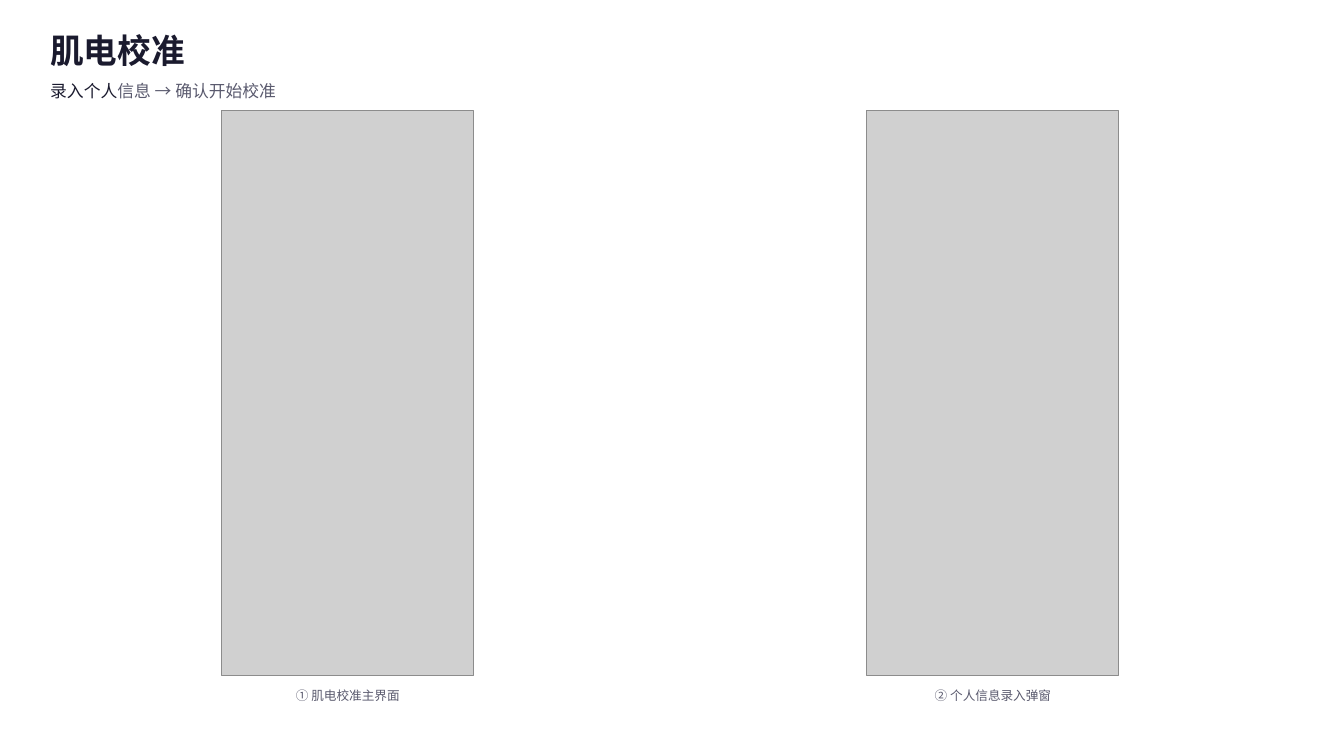
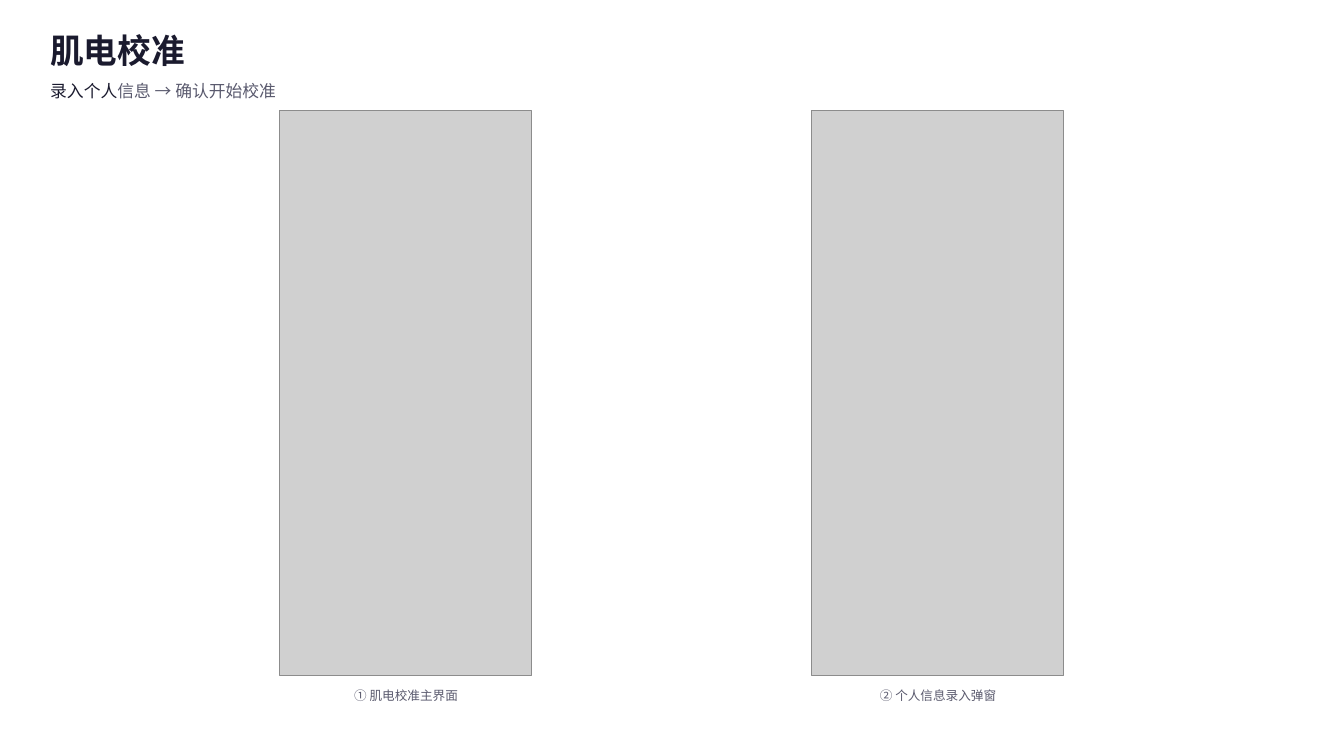
Before and after one commit to auxhh7262/sEMG_B_Project, a slide deck: slide 4 of docs/sEMG肌肉疲劳监测_小程序操作指南.pptx. Drawn at 1344x756 pixels with LibreOffice and Linux fonts; fonts in the diff are those of the drawing; grey boxes stand for pictures. Boxes give left, top, right and bottom in pixels: in the first picture for what was removed or moved away, otherwise in the second. Text is boxed around its words. In the diff, an @@ line names an element or a change of style, - is before the commit and + after.

```diff
--- a/docs/sEMG肌肉疲劳监测_小程序操作指南.pptx
+++ b/docs/sEMG肌肉疲劳监测_小程序操作指南.pptx
@@ picture: place and size @@
-picture at <box>222,111,474,676</box>
+picture at <box>280,111,532,676</box>
@@ picture: place and size @@
-picture at <box>867,111,1119,676</box>
+picture at <box>813,111,1065,676</box>
@@ text "① 肌电校准主界面": place and size @@
-text "① 肌电校准主界面" at <box>296,689,399,701</box>
+text "① 肌电校准主界面" at <box>354,689,458,701</box>
@@ text "② 个人信息录入弹窗": place and size @@
-text "② 个人信息录入弹窗" at <box>935,689,1051,701</box>
+text "② 个人信息录入弹窗" at <box>880,689,996,701</box>
```
Also in this commit, not shown: 4 other slides changed, 34 other files.
